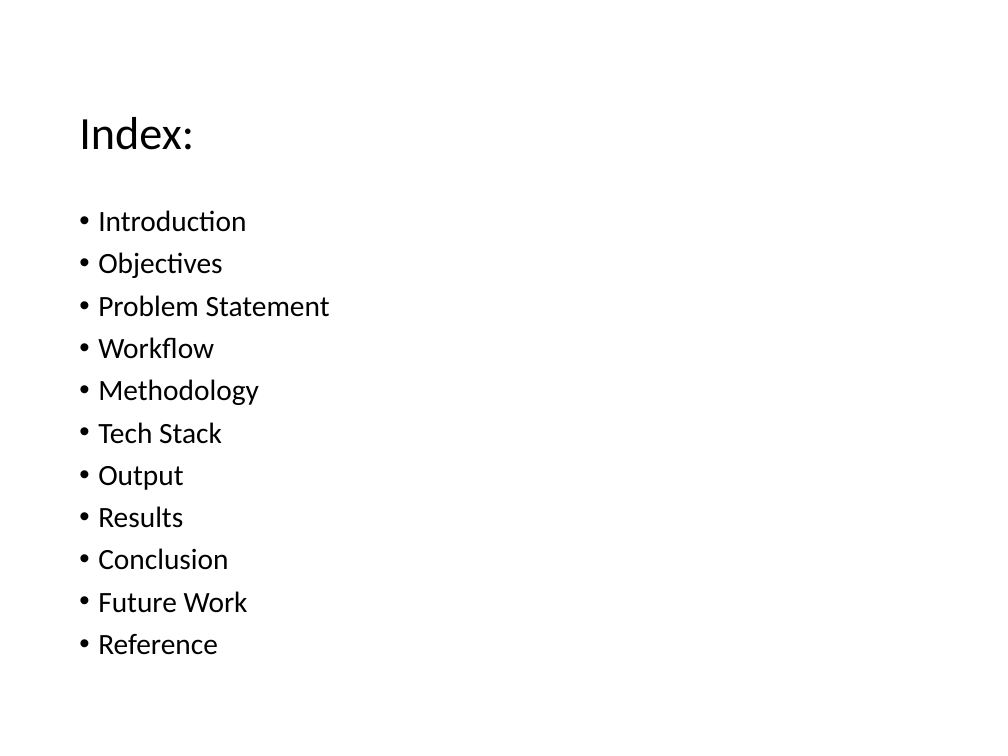
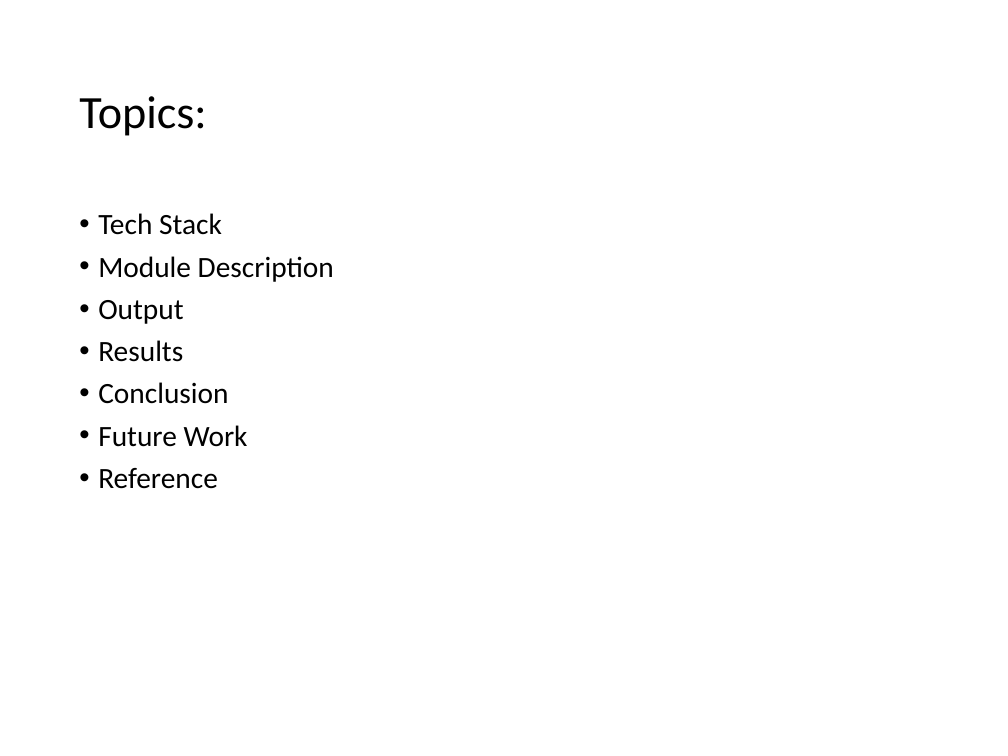
Before and after one commit to swetha-01-max/Estimating-stock-prediction-, a slide deck: slide 4 of Stock_Prediction_Flask_Project_Presentation1.pptx (slide 3 before the commit). Drawn at 1008x756 pixels with LibreOffice and Linux fonts; fonts in the diff are those of the drawing; background and template pictures are left out. Boxes give left, top, right and bottom in pixels: in the first picture for what was removed or moved away, otherwise in the second. Text is boxed around its words. In the diff, an @@ line names an element or a change of style, - is before the commit and + after.

```diff
--- a/Stock_Prediction_Flask_Project_Presentation1.pptx
+++ b/Stock_Prediction_Flask_Project_Presentation1.pptx
@@ title removed at bbox=[79, 117, 194, 150] @@
-Index:
@@ title added at bbox=[79, 96, 206, 136], 33 pt, text #000000 @@
+Topics:
@@ text at bbox=[98, 210, 330, 405]: paragraphs removed @@
-• Introduction
-• Objectives
-• Problem Statement
-• Workflow
-• Methodology
@@ text at bbox=[98, 256, 334, 282]: paragraph added @@
+• Module Description
```
Also in this commit, not shown: 8 other slides changed, 6 slides added, 1 slide removed.
